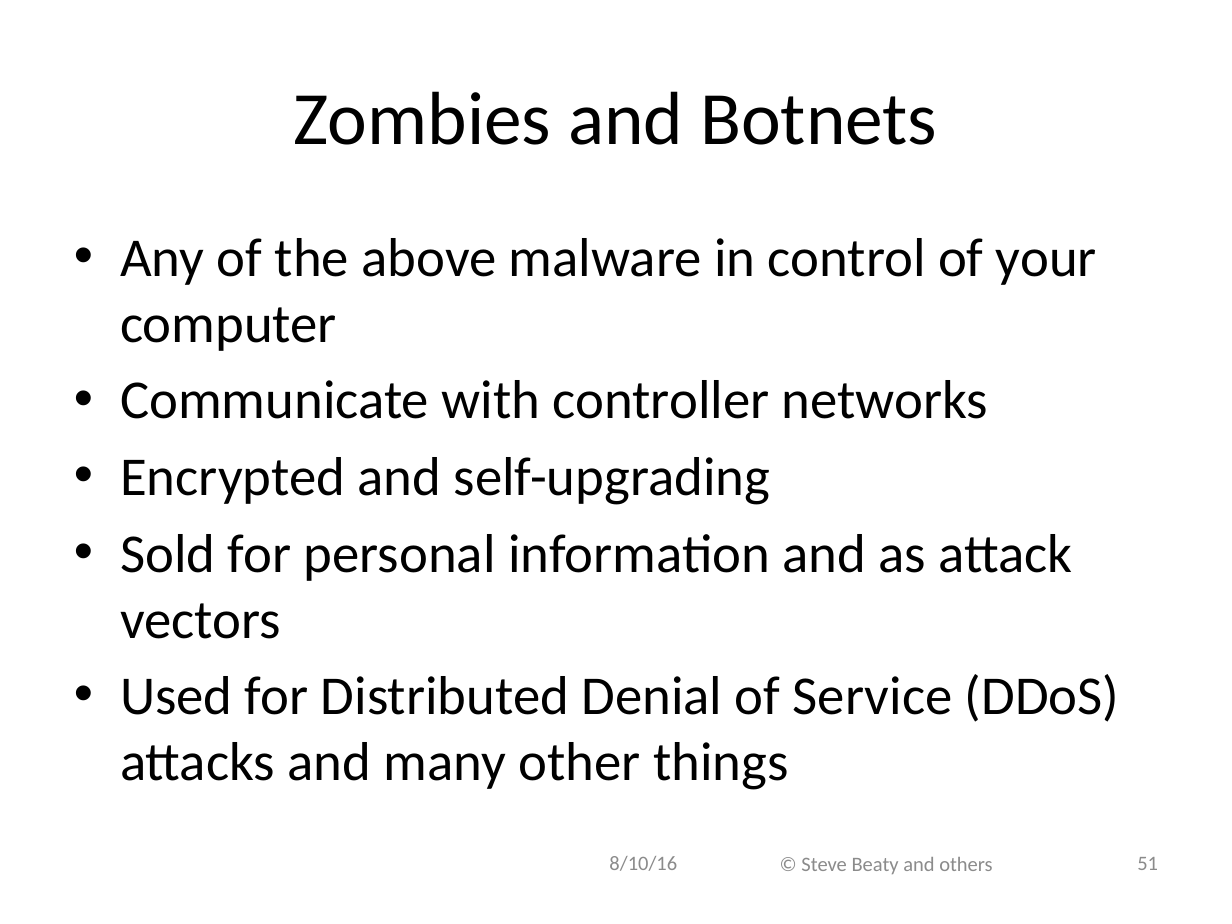
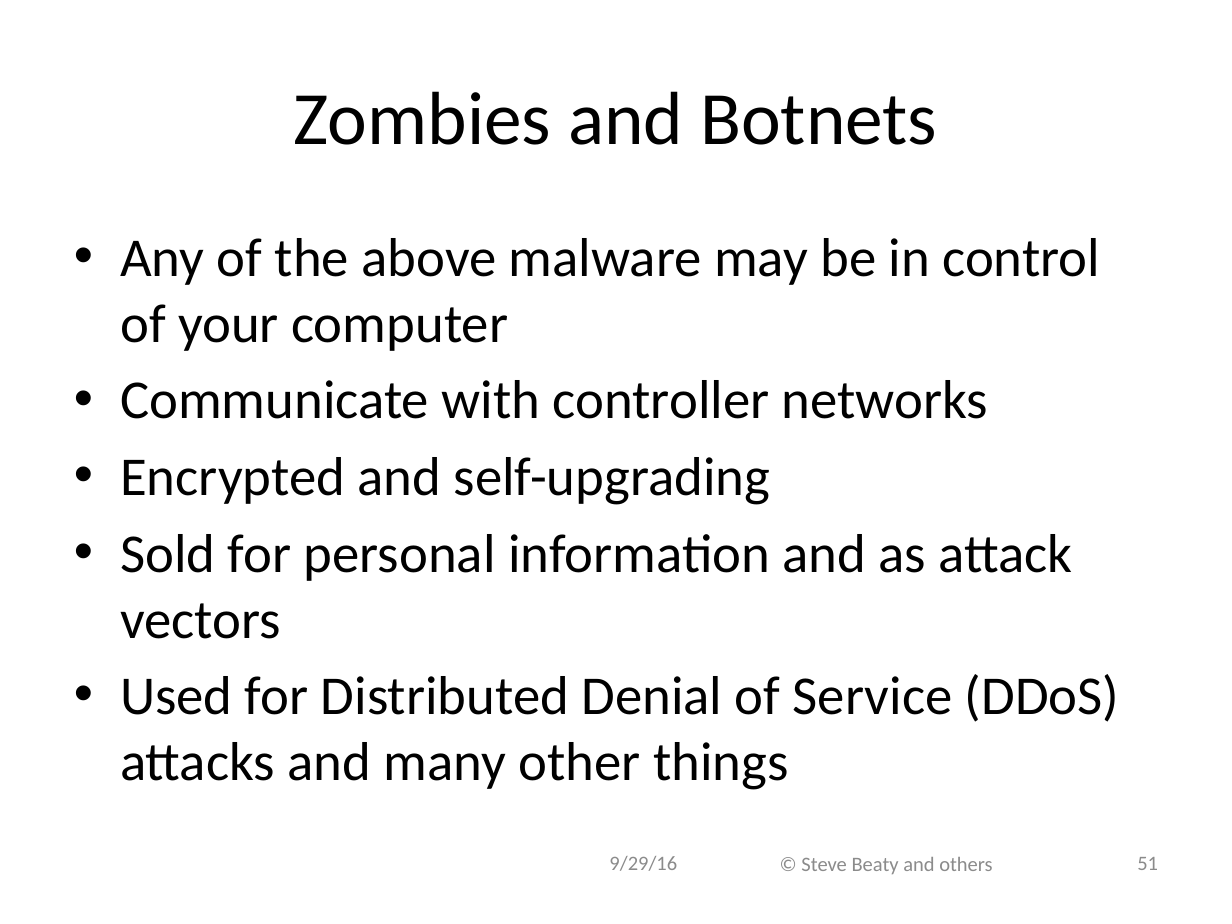
Before and after one commit to ivogeorg/cs1030, a slide deck: slide 51 of slides-steve/Chapter 11.pptx. Drawn at 1232x924 pixels with LibreOffice and Linux fonts; fonts in the diff are those of the drawing; background and template pictures are left out. Boxes give left, top, right and bottom in pixels: in the first picture for what was removed or moved away, otherwise in the second. Text is boxed around its words. In the diff, an @@ line names an element or a change of style, - is before the commit and + after.

```diff
--- a/slides-steve/Chapter 11.pptx
+++ b/slides-steve/Chapter 11.pptx
@@ text at [120,238,1100,351]: text changed @@
-• Any of the above malware in control of your computer
+• Any of the above malware may be in control of your computer
@@ text at [609,856,677,871]: text changed @@
-8/10/16
+9/29/16
```
Also in this commit, not shown: 55 other slides changed, 1 other file.
